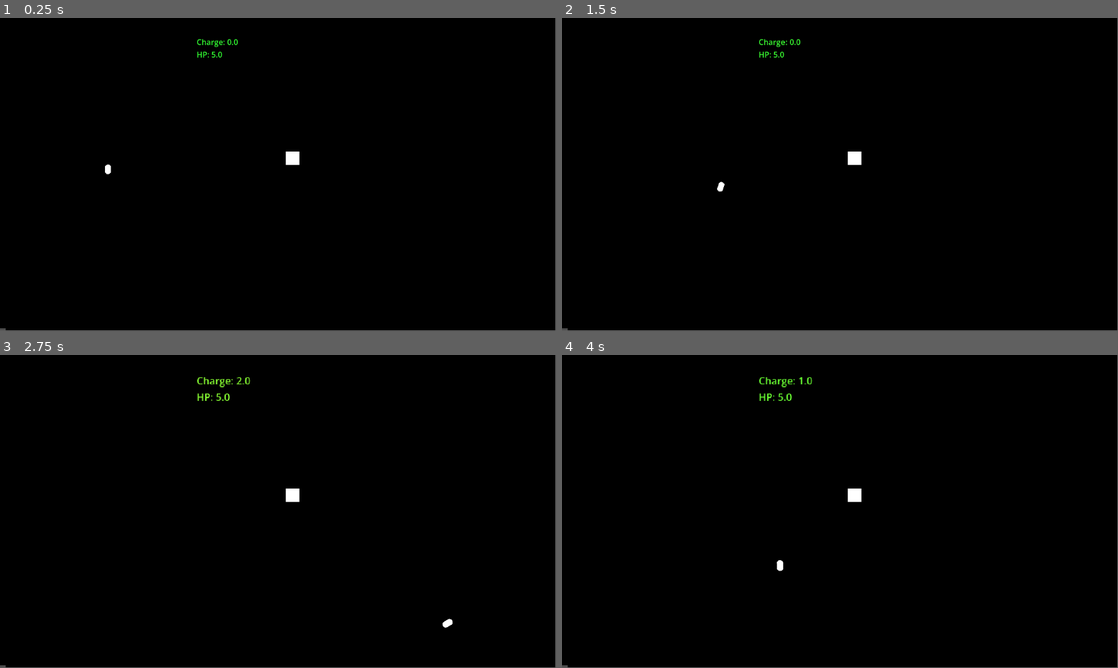
Above: before the commit, frames 1-4 (two rows, left to right).
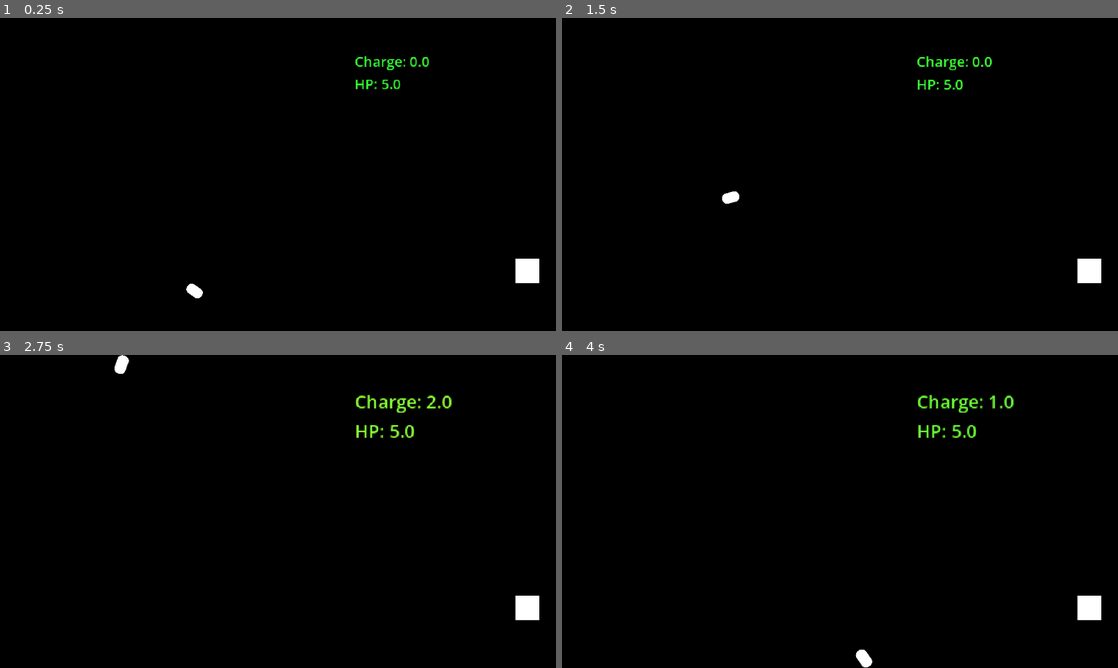
Above: after the commit, the same moments.

Repository: Yu-xo/PowerUP
Game: Godot game, scene res://Scenes/Run.tscn
The game is run twice, just before and just after one commit, with the same random seed, the same clock (stepped at 60 frames per second) and the same inputs. The engine's default icon, where the game draws it, is replaced by a stand-in: a white triangle on a blue panel in a dark square.
Inputs (mouse positions are in pixels of both pictures, inside the frame that each line leads up to):
- Up to frame 1 (0.25 s): no input
- Up to frame 2 (1.5 s): tap Enter at 0.5 s; move the mouse to (962, 158) at 0.52 s; press the mouse at (962, 158) at 0.53 s; move the mouse to (728, 190) at 1.27 s; release the mouse at (728, 190) at 1.28 s; click (728, 190) at 1.35 s
- Up to frame 3 (2.75 s): move the mouse to (333, 442) at 2.02 s; press the mouse at (333, 442) at 2.03 s
- Up to frame 4 (4 s): move the mouse to (812, 574) at 2.77 s; release the mouse at (812, 574) at 2.78 s; click (812, 574) at 2.85 s; move the mouse to (1006, 558) at 3.52 s; press the mouse at (1006, 558) at 3.53 s
The window is 799x449 before the commit and 800x450 after it. Grey fills any space a smaller window leaves; there, only what the larger window draws over its background counts as a difference.

The runs differ from the first frame. In frame 1, 1.1% of the frame differs, in the area x 0-97%, y 6-100%; in frame 2, 1.1%; in frame 3, 1.4%, in the area x 0-97%, y 0-100%; in frame 4, 1.4%.

Commit message:
Scaled down everything for pixel art support

Diff:
--- a/Scenes/Run.tscn
+++ b/Scenes/Run.tscn
@@ -3,63 +3,35 @@
 [ext_resource type="PackedScene" uid="uid://cc1f1jc147fxu" path="res://Scenes/Character/Player.tscn" id="1_ropog"]
 [ext_resource type="PackedScene" uid="uid://bemvnec2nbgav" path="res://Scenes/Enemy/mob1.tscn" id="2_wyxvx"]
 
-[sub_resource type="RectangleShape2D" id="RectangleShape2D_l8att"]
-size = Vector2(84, 1422)
+[sub_resource type="WorldBoundaryShape2D" id="WorldBoundaryShape2D_wyxvx"]
 
 [node name="Node2D" type="Node2D"]
 
 [node name="ColorRect" type="ColorRect" parent="."]
-offset_right = 1154.0
-offset_bottom = 644.0
-color = Color(0, 0, 0, 1)
-
-[node name="ColorRect2" type="ColorRect" parent="."]
-offset_right = 46.0
-offset_bottom = 644.0
-color = Color(0, 0, 0, 1)
-
-[node name="ColorRect3" type="ColorRect" parent="."]
-offset_left = 1111.0
-offset_top = -2.0
-offset_right = 1157.0
-offset_bottom = 642.0
-color = Color(0, 0, 0, 1)
-
-[node name="ColorRect4" type="ColorRect" parent="."]
-offset_left = 1140.0372
-offset_top = 2.1682476e-05
-offset_right = 1186.0372
-offset_bottom = 1140.0372
-rotation = 1.5707964
-color = Color(0, 0, 0, 1)
-
-[node name="ColorRect5" type="ColorRect" parent="."]
-offset_left = 1152.0
-offset_top = 602.0
-offset_right = 1198.0
-offset_bottom = 1742.0372
-rotation = 1.5707964
+offset_right = 640.0
+offset_bottom = 360.0
 color = Color(0, 0, 0, 1)
 
 [node name="StaticBody2D" type="StaticBody2D" parent="."]
 
 [node name="CollisionShape2D" type="CollisionShape2D" parent="StaticBody2D"]
-position = Vector2(32, 315)
-shape = SubResource("RectangleShape2D_l8att")
+position = Vector2(320, 0)
+rotation = 3.14159
+shape = SubResource("WorldBoundaryShape2D_wyxvx")
 
 [node name="CollisionShape2D2" type="CollisionShape2D" parent="StaticBody2D"]
-position = Vector2(1146, 312)
-shape = SubResource("RectangleShape2D_l8att")
+position = Vector2(320, 360)
+shape = SubResource("WorldBoundaryShape2D_wyxvx")
 
 [node name="CollisionShape2D3" type="CollisionShape2D" parent="StaticBody2D"]
-position = Vector2(605, 18)
-rotation = 1.5707964
-shape = SubResource("RectangleShape2D_l8att")
+position = Vector2(640, 149)
+rotation = -1.5708
+shape = SubResource("WorldBoundaryShape2D_wyxvx")
 
 [node name="CollisionShape2D4" type="CollisionShape2D" parent="StaticBody2D"]
-position = Vector2(557, 628)
-rotation = 1.5707964
-shape = SubResource("RectangleShape2D_l8att")
+position = Vector2(0, 133)
+rotation = 1.5708
+shape = SubResource("WorldBoundaryShape2D_wyxvx")
 
 [node name="Player" parent="." instance=ExtResource("1_ropog")]
 position = Vector2(224, 314)
--- a/project.godot
+++ b/project.godot
@@ -12,12 +12,20 @@
 
 config/name="MinJam:PowerUP"
 run/main_scene="uid://ch1qao0xjo4fi"
-config/features=PackedStringArray("4.6", "Forward Plus")
+config/features=PackedStringArray("4.4", "Forward Plus")
 config/icon="res://icon.svg"
 
 [autoload]
 
 StatsManager="*res://Global/StatsManager.gd"
+
+[display]
+
+window/size/viewport_width=640
+window/size/viewport_height=360
+window/size/window_width_override=1280
+window/size/window_height_override=720
+window/stretch/mode="canvas_items"
 
 [global_group]
 
